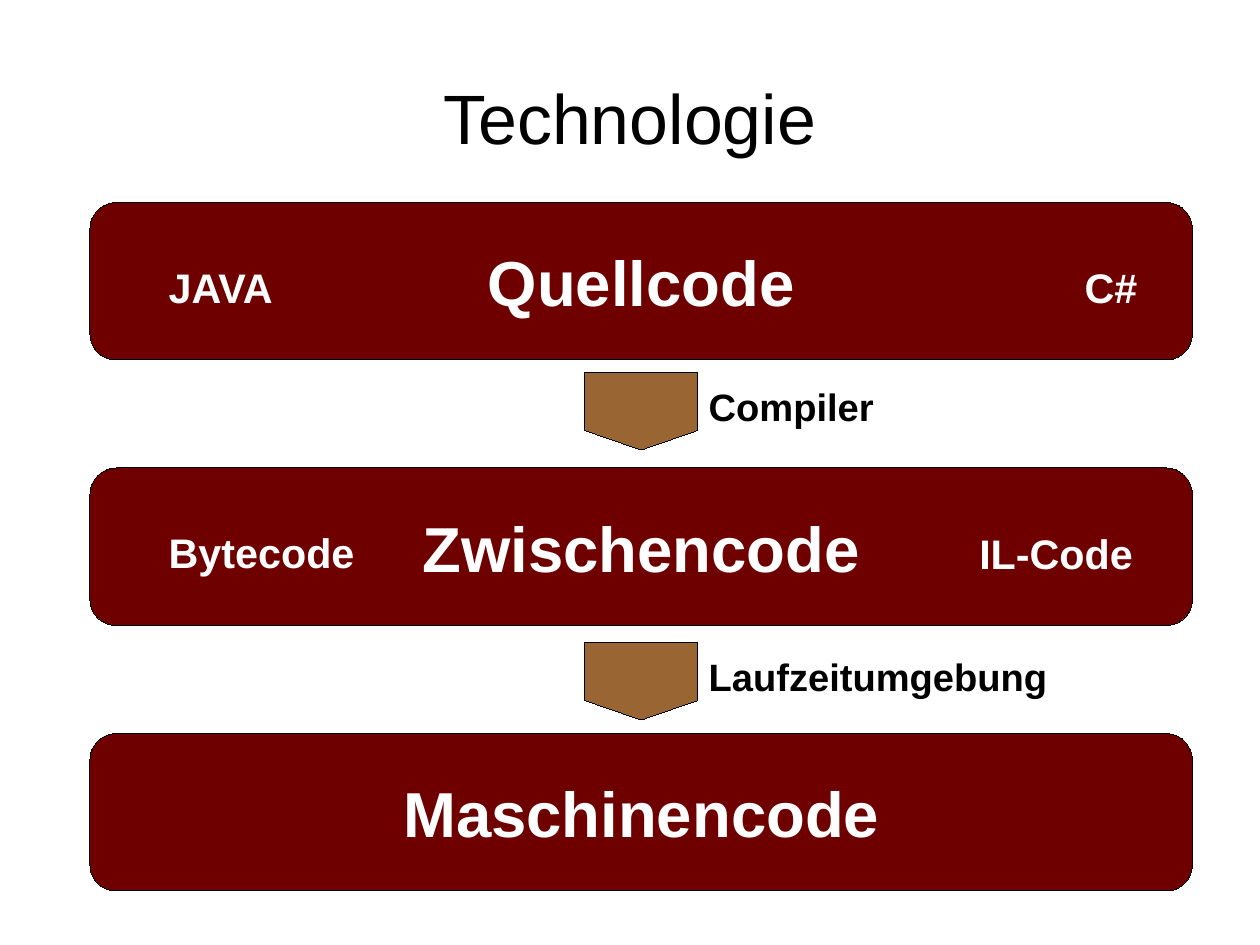
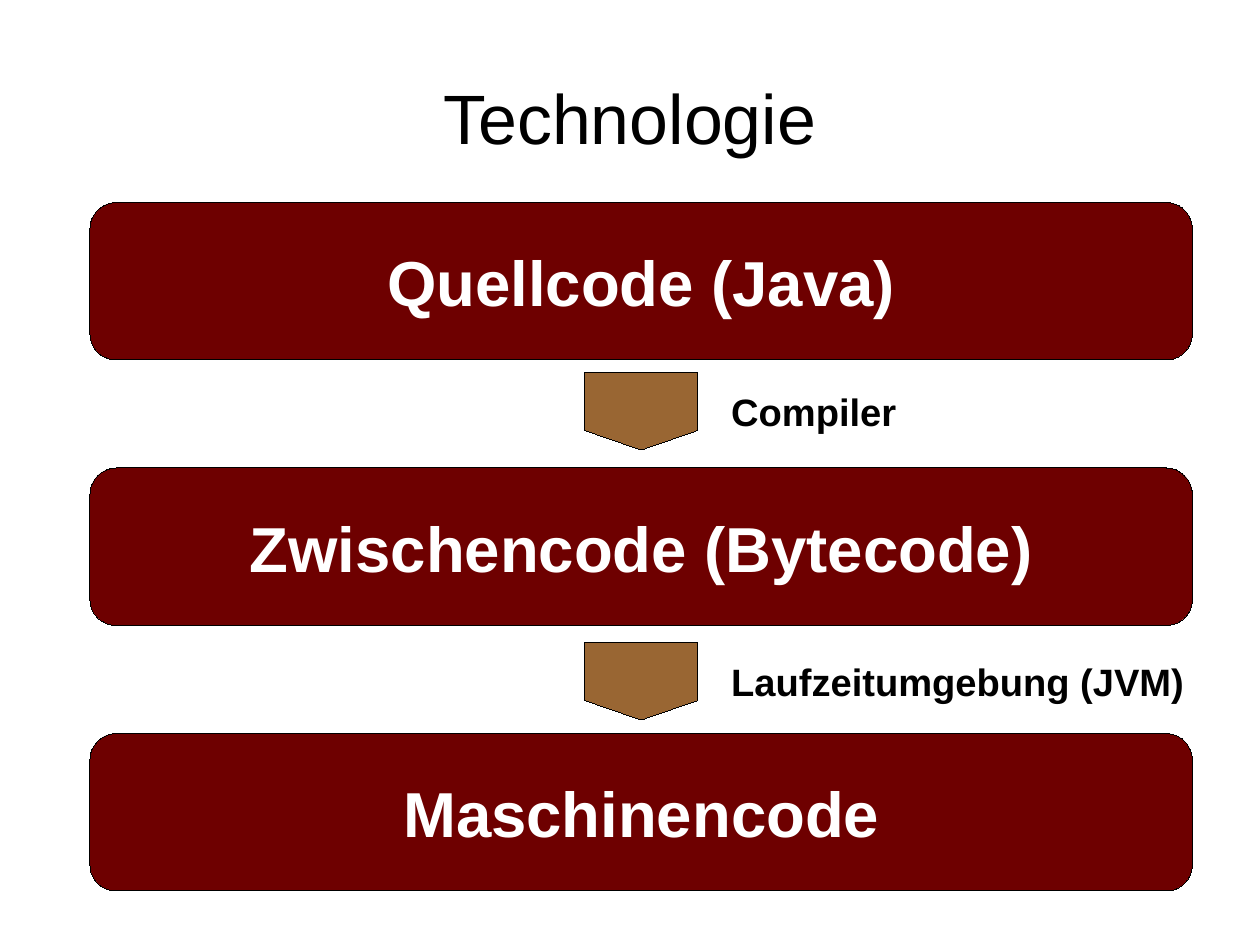
Before and after one commit to phdu/vorkurs, a slide deck: slide 3 of Tag_1/folien_tag_1.odp. Drawn at 1260x945 pixels with LibreOffice and Linux fonts; fonts in the diff are those of the drawing. Boxes give left, top, right and bottom in pixels: in the first picture for what was removed or moved away, otherwise in the second. Text is boxed around its words. In the diff, an @@ line names an element or a change of style, - is before the commit and + after.

```diff
--- a/Tag_1/folien_tag_1.odp
+++ b/Tag_1/folien_tag_1.odp
@@ text in rounded rectangle at (387,260,895,318): text changed @@
-Quellcode
+Quellcode (Java)
@@ text removed at (169,274,273,304) @@
-JAVA
@@ text removed at (1085,274,1138,304) @@
-C#
@@ text "Compiler": place and size @@
-text "Compiler" at (709,393,874,429)
+text "Compiler" at (731,398,896,434)
@@ text removed at (169,538,355,577) @@
-Bytecode
@@ text in rounded rectangle at (250,526,1033,584): text changed @@
-Zwischencode
+Zwischencode (Bytecode)
@@ text removed at (979,539,1133,570) @@
-IL-Code
@@ text at (731,668,1184,704): text changed @@
-Laufzeitumgebung
+Laufzeitumgebung (JVM)
```
Also in this commit, not shown: 11 other slides changed.
